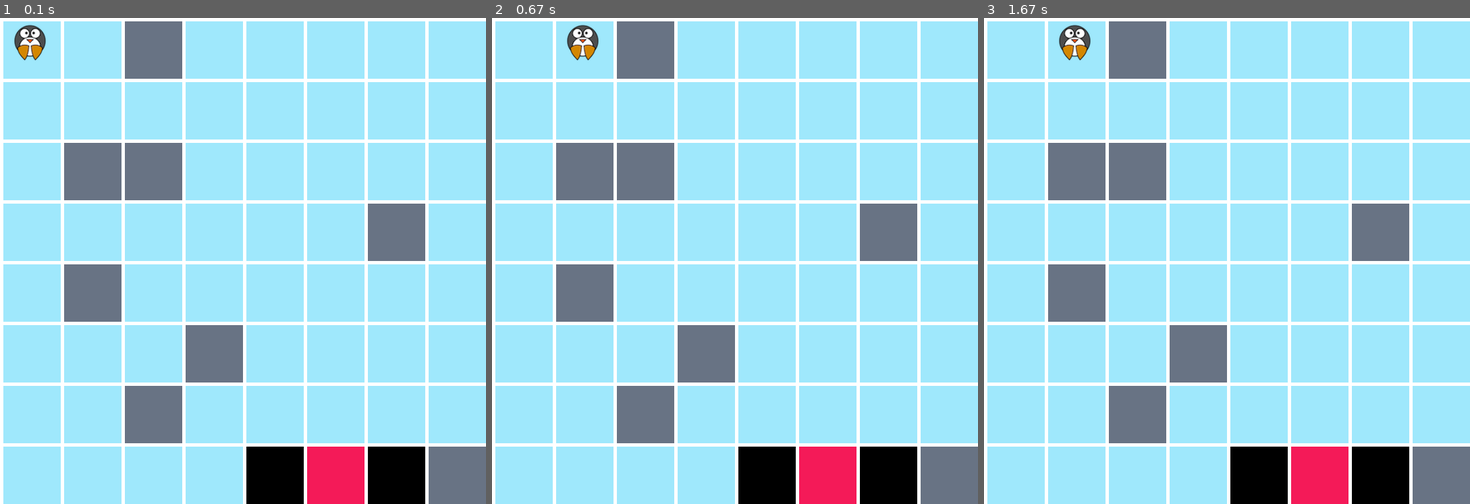
Above: before the commit, frames 1-3 (left to right).
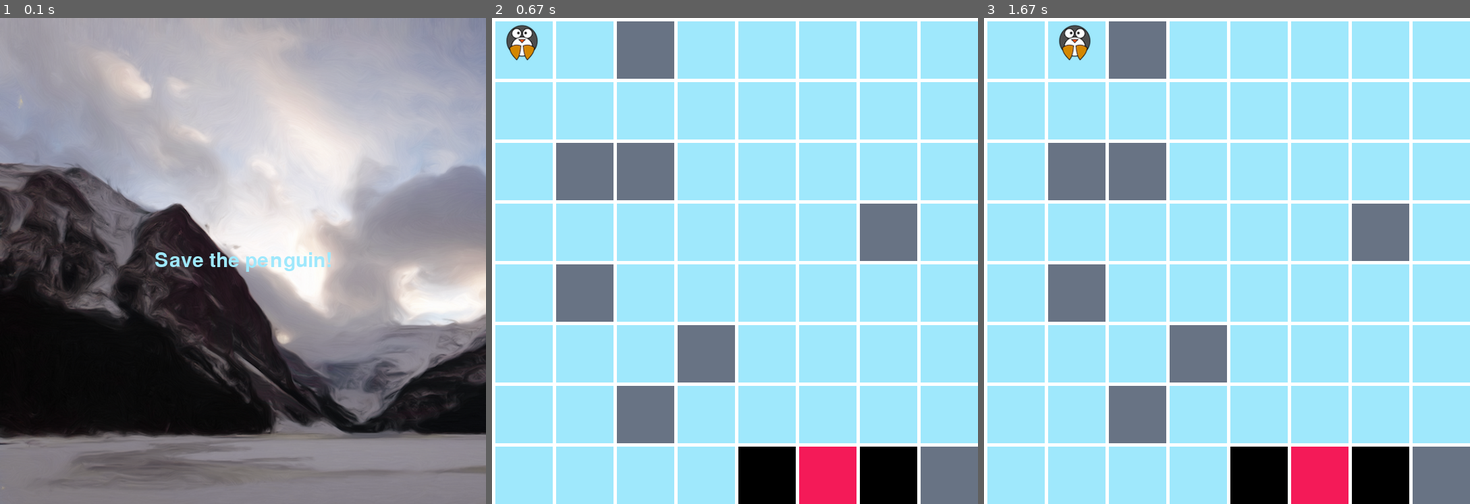
Above: after the commit, the same moments.

Repository: hannah-rackley/my_pygame
Game: pygame game, started from main.py
The game is run twice, just before and just after one commit, with the same random seed, the same clock (stepped at 60 frames per second) and the same inputs.
Inputs:
- Up to frame 1 (0.1 s): no input
- Up to frame 2 (0.67 s): hold Right from 0.33 s (still down)
- Up to frame 3 (1.67 s): release Right at 0.8 s; hold Right 1.17-1.63 s

The runs differ from the first frame. In frame 1, 99% of the frame differs, in the area x 0-100%, y 0-100%; in frame 2, 0.7%; in frame 3, nothing differs.

Commit message:
Updated title screen and winning screen. Allow for looping of the game.

Diff:
--- a/main.py
+++ b/main.py
@@ -1,4 +1,5 @@
 import pygame
+import time
 pygame.init()
 
 #Game colors
@@ -21,7 +22,6 @@
 pygame.display.set_caption("Save the penguins!")
 
 class Board(object):
-
     def __init__(self):
         self.grid = []
 
@@ -92,7 +92,7 @@
         self.rect.x = (box_length + margin) * x + margin
         self.rect.y = (box_length + margin) * y + margin
 
-    def check_hole_collision(self):
+    def check_hole_collision(self, player_list, player):
         hole_hit_list = pygame.sprite.spritecollide(self, player_list, True)
         if len(hole_hit_list) > 0:
             pygame.mixer.music.load('acid_burn.mp3')
@@ -110,7 +110,7 @@
         self.rect.x = (box_length + margin) * x + margin
         self.rect.y = (box_length + margin) * y + margin
 
-    def check_rock_collision(self):
+    def check_rock_collision(self, player_list, player):
         rock_hit_list = pygame.sprite.spritecollide(self, player_list, False)
         if len(rock_hit_list) > 0:
             pygame.mixer.music.load('Fire_4.mp3')
@@ -134,23 +134,29 @@
         self.rect.x = (box_length + margin) * x + margin
         self.rect.y = (box_length + margin) * y + margin
 
-    def check_winner_collision(self):
+    def check_winner_collision(self, player_list, player):
         winner_hit_list = pygame.sprite.spritecollide(self, player_list, True)
         if len(winner_hit_list) > 0:
             return True
 
+
+
 #Setup board
 board = Board()
 
 #Create Player
-player = Player(2, 2)
-player_list = pygame.sprite.Group()
-player_list.add(player)
+def create_player():
+    player = Player(2, 2)
+    player_list = pygame.sprite.Group()
+    player_list.add(player)
+    return player_list
 
 #Create winning square
-winner = Winner(5, 7)
-winner_list = pygame.sprite.Group()
-winner_list.add(winner)
+def create_winner():
+    winner = Winner(5, 7)
+    winner_list = pygame.sprite.Group()
+    winner_list.add(winner)
+    return winner_list
 
 def hole_creator(hole_dict):
     hole_list = pygame.sprite.Group()
@@ -166,18 +172,27 @@
         rock_list.add(rock)
     return rock_list
 
-def hard_level_hole():
-    #Create holes
-    hole_dict = {
-        'hole1': [4, 7],
-        'hole2': [6, 7]
-    }
-    hole_list = hole_creator(hole_dict)
-    return hole_list
-
-def hard_level_rock():
-    #Create rocks
-    rock_dict = {
+def make_text(text, font):
+    textSurface = font.render(text, True, BLUE)
+    return textSurface, textSurface.get_rect()
+
+def display_medium_text(text):
+    mediumText = pygame.font.Font('freesansbold.ttf', 30)
+    TextSurf, TextRect = make_text(text, mediumText)
+    TextRect.center = ((width/2), (height/2))
+    screen.blit(TextSurf, TextRect)
+
+    pygame.display.update()
+
+win_message = "You won! Press any key to play again!"
+start_message = 'Save the penguin!'
+
+hard_hole_dict = {
+    'hole1': [4, 7],
+    'hole2': [6, 7]
+}
+
+hard_rock_dict = {
     'rock1': [2, 0],
     'rock2': [1, 2],
     'rock3': [2, 2],
@@ -186,17 +201,14 @@
     'rock6': [3, 5],
     'rock7': [2, 6],
     'rock8': [7, 7]
-    }
-    rock_list = rock_creator(rock_dict)
-
-    return rock_list
+}
 
 #Setup tempo (60 frames per second)
 clock = pygame.time.Clock()
 
-def title_screen():
+def title_screen(message):
     screen = pygame.display.set_mode(size)
-    pygame.display.set_caption("Save the penguins!")
+    pygame.display.set_caption("Save the penguin!")
     background_image = pygame.image.load('frozen-lake.png').convert()
 
     start_game = False
@@ -204,62 +216,74 @@
     while not start_game:
         for event in pygame.event.get():
             if event.type == pygame.QUIT:
+                exit()
+            elif event.type == pygame.KEYDOWN:
                 start_game = True
-                done = True
 
         screen.blit(background_image, [0, 0])
+        display_medium_text(message)
 
         pygame.display.update()
         clock.tick(60)
-    pygame.quit()
+
+    game_loop()
 
 #Create the game loop.
-
-hole_list = hard_level_hole()
-rock_list = hard_level_rock()
-done = False
-while not done:
-    # title_screen()
-    for event in pygame.event.get():
-        if event.type == pygame.QUIT:
-            done = True
-        pressed = pygame.key.get_pressed()
-        player.change_move_speed(pressed)
-
-    player.update()
-    hole_list.update()
-    rock_list.update()
-    winner_list.update()
-
-    #Check for collision with the winning square
-    won = winner.check_winner_collision()
-    if won:
-        pygame.mixer.music.load('Won!.wav')
-        pygame.mixer.music.play()
-
-    #Check for collision with any of the holes.
-    for hole in hole_list:
-        deleted = hole.check_hole_collision()
-        if deleted:
-            player = Player(2, 2)
-            player_list.add(player)
-
-    #Check for collision with any of the rocks.
-    for rock in rock_list:
-        rock.check_rock_collision()
-
-    #draw grid to the screen
-    board.draw_board()
-
-    #draw sprites to the screen
-    player_list.draw(screen)
-    winner_list.draw(screen)
-    hole_list.draw(screen)
-    rock_list.draw(screen)
-    #update screen
-    pygame.display.update()
-
-    #setting clock
-    clock.tick(60)
-
+def game_loop():
+    hole_list = hole_creator(hard_hole_dict)
+    rock_list = rock_creator(hard_rock_dict)
+    winner_list = create_winner()
+    for player in winner_list:
+        winner = player
+    player_list = create_player()
+    for person in player_list:
+        player = person
+    done = False
+    while not done:
+        for event in pygame.event.get():
+            if event.type == pygame.QUIT:
+                exit()
+            pressed = pygame.key.get_pressed()
+            player.change_move_speed(pressed)
+
+        player.update()
+        hole_list.update()
+        rock_list.update()
+        winner.update()
+
+        #Check for collision with the winning square
+        won = winner.check_winner_collision(player_list, player)
+        if won:
+            pygame.mixer.music.load('Won!.wav')
+            pygame.mixer.music.play()
+            start_game = False
+            title_screen(win_message)
+
+        #Check for collision with any of the holes.
+        for hole in hole_list:
+            deleted = hole.check_hole_collision(player_list, player)
+            if deleted:
+                player_list = create_player()
+                for person in player_list:
+                    player = person
+
+        #Check for collision with any of the rocks.
+        for rock in rock_list:
+            rock.check_rock_collision(player_list, player)
+
+        #draw grid to the screen
+        board.draw_board()
+
+        #draw sprites to the screen
+        player_list.draw(screen)
+        winner_list.draw(screen)
+        hole_list.draw(screen)
+        rock_list.draw(screen)
+        #update screen
+        pygame.display.update()
+
+        #setting clock
+        clock.tick(60)
+
+title_screen(start_message)
 pygame.quit()
--- a/title.py
+++ b/title.py
@@ -1,19 +1,19 @@
-def title_screen():
-    pygame.mixer.music.load('happy.mp3')
-    pygame.mixer.music.set_volume(0.2)
-    pygame.mixer.music.play(-1)
-    background_image = pygame.image.load('frozen-lake.png').convert()
+# def title_screen():
+#     pygame.mixer.music.load('happy.mp3')
+#     pygame.mixer.music.set_volume(0.2)
+#     pygame.mixer.music.play(-1)
+#     background_image = pygame.image.load('frozen-lake.png').convert()
 
-    start_game = False
+#     start_game = False
 
-    while not start_game:
-        for event in pygame.event.get():
-            if event.type == pygame.QUIT:
-                start_game = True
-                done = True
+#     while not start_game:
+#         for event in pygame.event.get():
+#             if event.type == pygame.QUIT:
+#                 start_game = True
+#                 done = True
 
-        screen.blit(background_image, [0, 0])
+#         screen.blit(background_image, [0, 0])
 
-        pygame.display.update()
-        clock.tick(60)
-    pygame.quit()
+#         pygame.display.update()
+#         clock.tick(60)
+#     pygame.quit()
